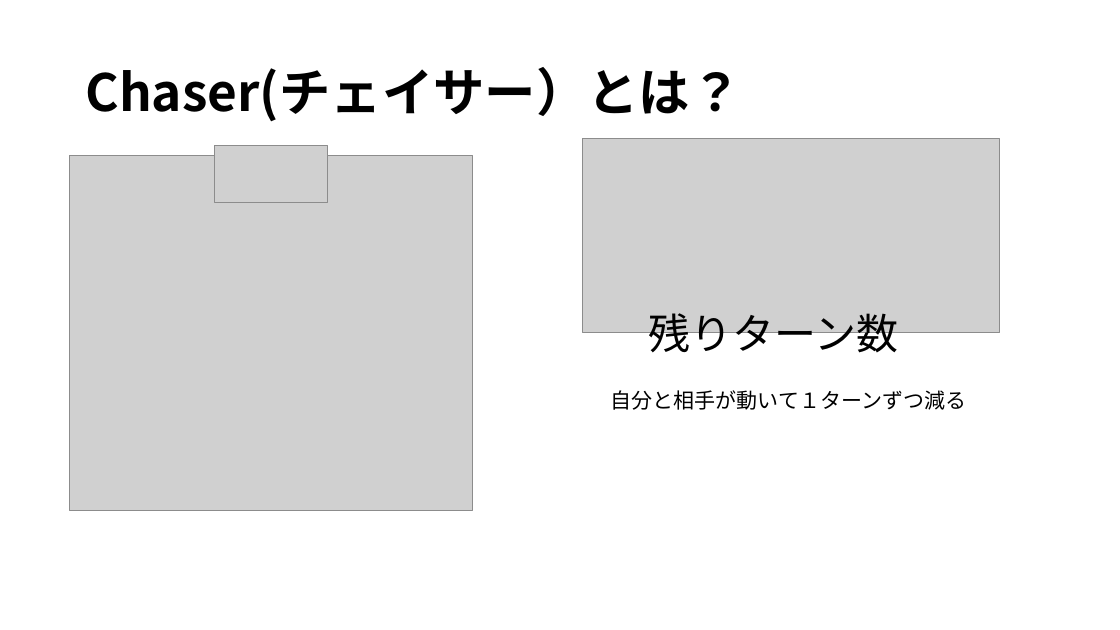
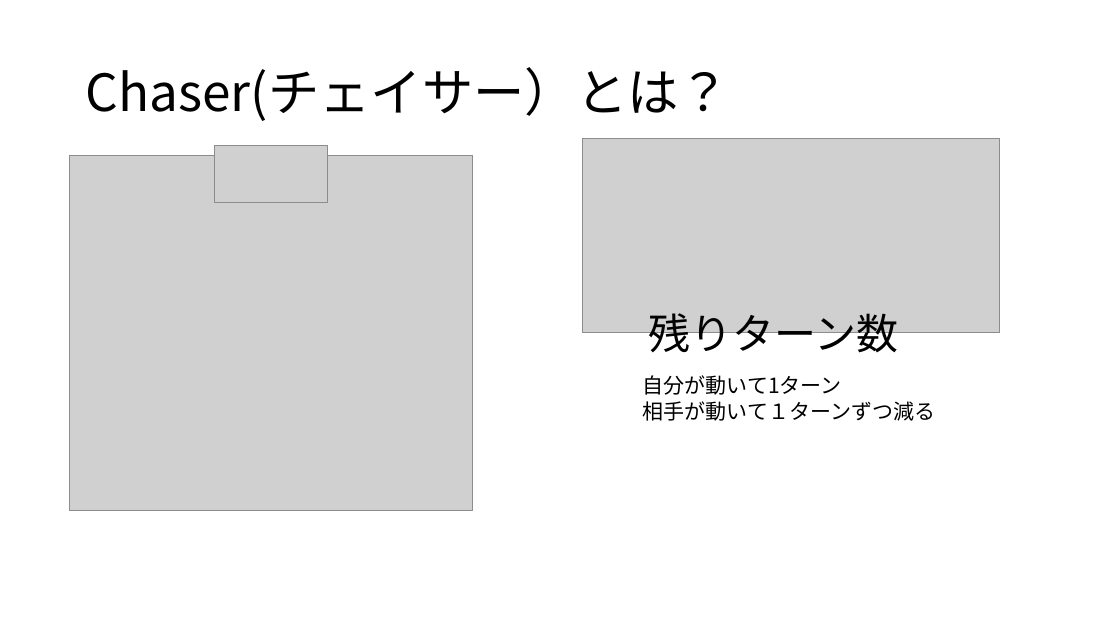
Before and after one commit to noko1024/ChaserDoc, a slide deck: slide 6 of New_U-16.pptx. Drawn at 1120x630 pixels with LibreOffice and Linux fonts; fonts in the diff are those of the drawing; grey boxes stand for pictures. Boxes give left, top, right and bottom in pixels: in the first picture for what was removed or moved away, otherwise in the second. Text is boxed around its words. In the diff, an @@ line names an element or a change of style, - is before the commit and + after.

```diff
--- a/New_U-16.pptx
+++ b/New_U-16.pptx
@@ text "Chaser(チェイサー）とは？" at (85, 67, 730, 121): bold off @@
@@ text at (643, 375, 935, 421): text changed @@
-自分と相手が動いて１ターンずつ減る
+自分が動いて1ターン
+相手が動いて１ターンずつ減る
```
Also in this commit, not shown: 13 other slides changed, 2 slides added, 6 slides removed.
